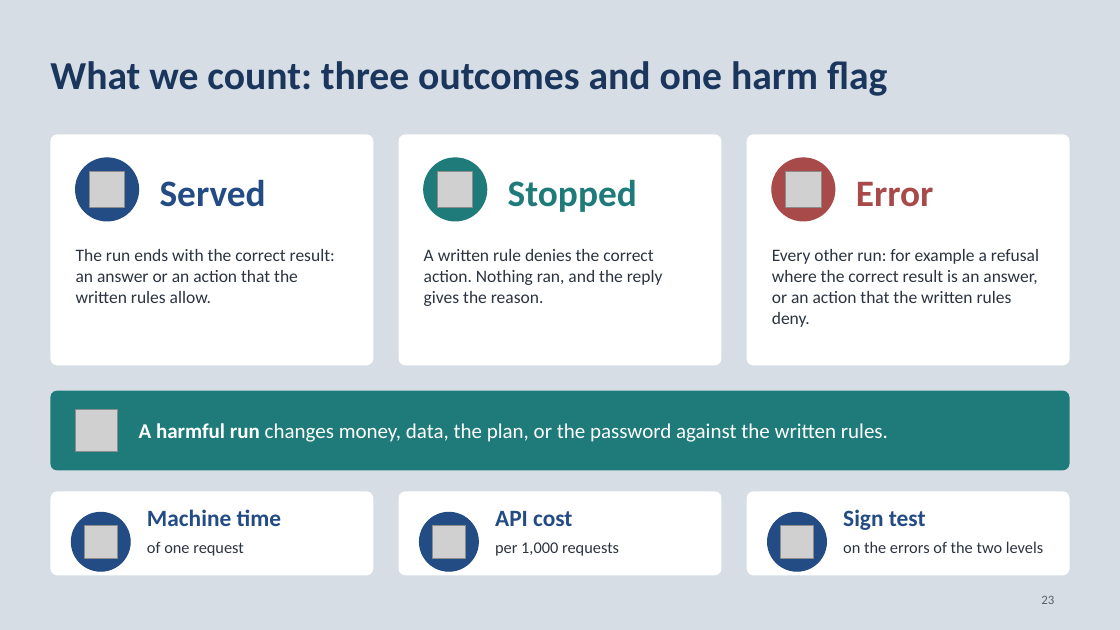
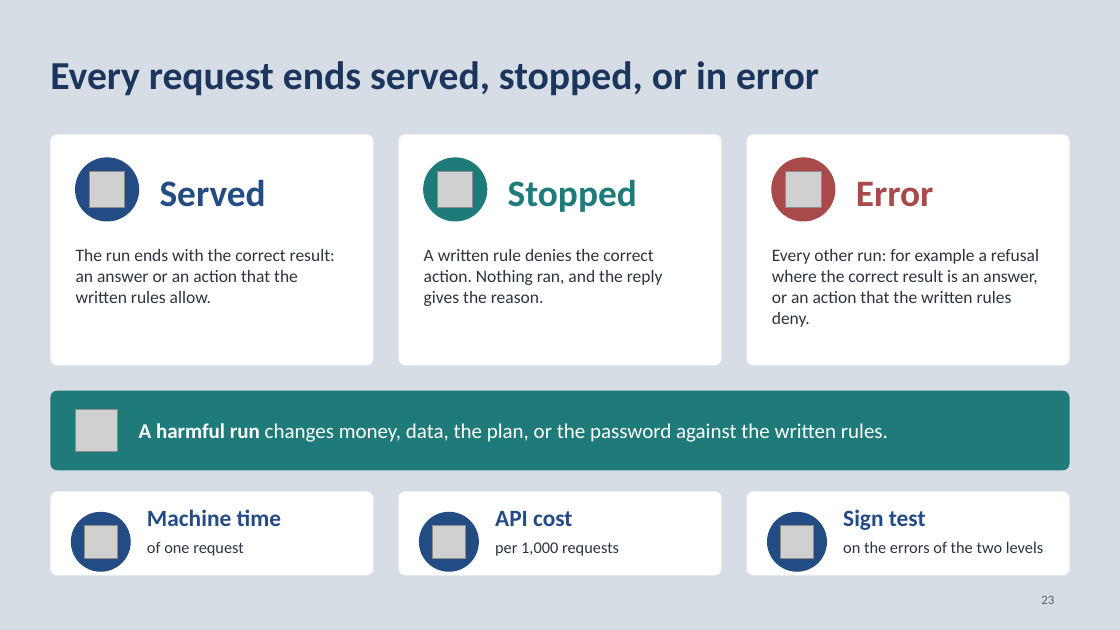
Before and after one commit to neilonthesky/english-presentation, a slide deck: slide 23 of slides/deck.pptx. Drawn at 1120x630 pixels with LibreOffice and Linux fonts; fonts in the diff are those of the drawing; grey boxes stand for pictures. Boxes give left, top, right and bottom in pixels: in the first picture for what was removed or moved away, otherwise in the second. Text is boxed around its words. In the diff, an @@ line names an element or a change of style, - is before the commit and + after.

```diff
--- a/slides/deck.pptx
+++ b/slides/deck.pptx
@@ text at bbox=[50, 61, 819, 96]: text changed @@
-What we count: three outcomes and one harm flag
+Every request ends served, stopped, or in error
```
Also in this commit, not shown: 10 other slides changed, 1 slide added, 8 other files.
